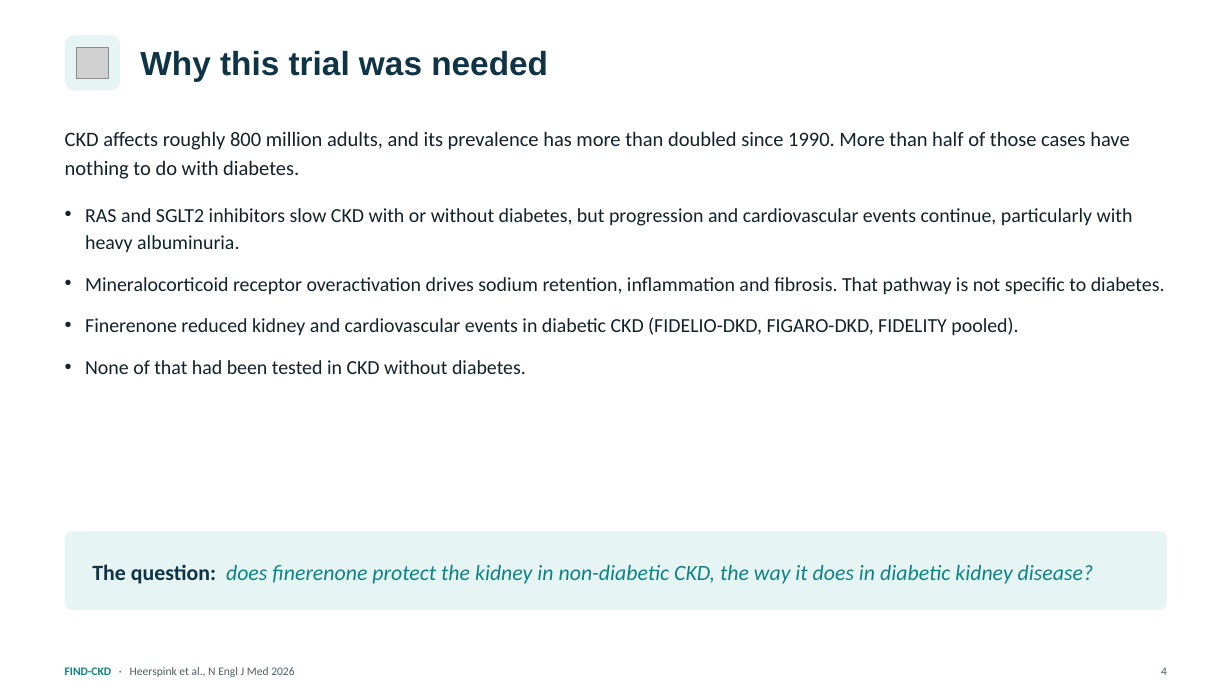
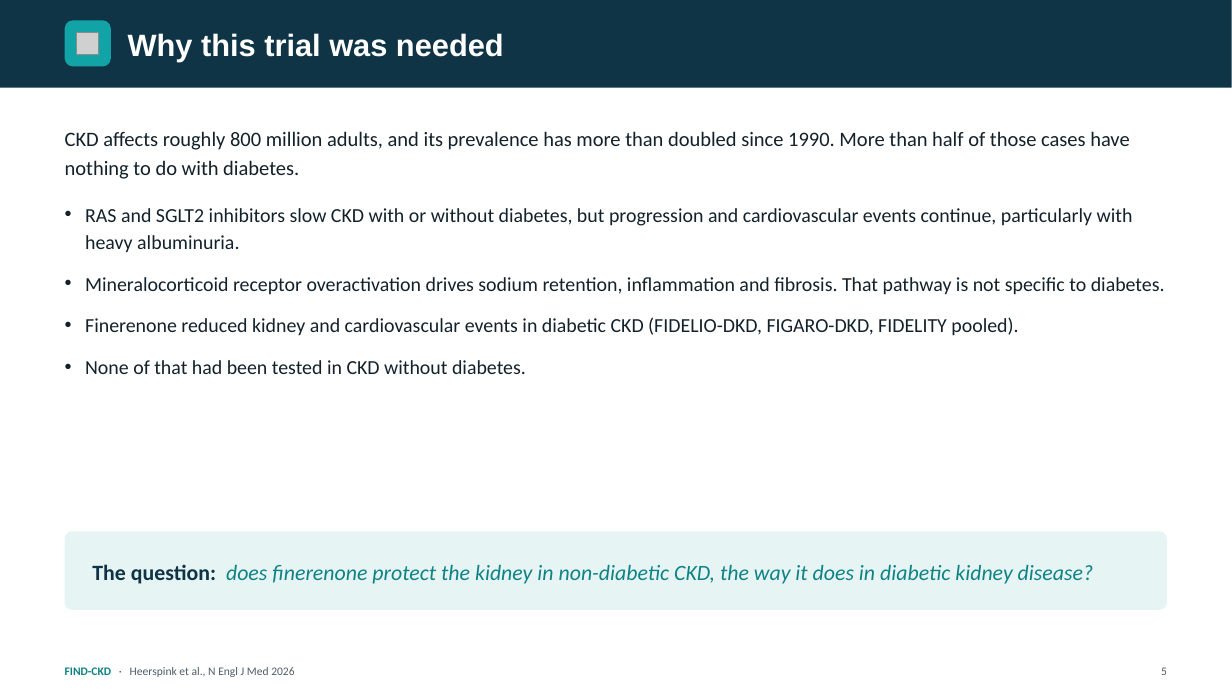
Before and after one commit to azbargarawan-sudo/clickwriting-landing, a slide deck: slide 5 of FIND-CKD.pptx (slide 4 before the commit). Drawn at 1232x693 pixels with LibreOffice and Linux fonts; fonts in the diff are those of the drawing; grey boxes stand for pictures. Boxes give left, top, right and bottom in pixels: in the first picture for what was removed or moved away, otherwise in the second. Text is boxed around its words. In the diff, an @@ line names an element or a change of style, - is before the commit and + after.

```diff
--- a/FIND-CKD.pptx
+++ b/FIND-CKD.pptx
@@ rectangle added at [0,0,1232,88], fill #0F3446 @@
@@ rounded rectangle: place and size @@
-rounded rectangle at [65,35,120,91]
+rounded rectangle at [65,20,111,67]
@@ rounded rectangle at [65,20,111,67]: fill #E7F4F4 to #12A3A6; proportions changed @@
@@ text "Why this trial was needed": place and size @@
-text "Why this trial was needed" at [140,50,548,81]
+text "Why this trial was needed" at [128,33,504,61]
@@ text "Why this trial was needed" at [128,33,504,61]: size 26 to 24 pt, text colour #0F3446 to #FFFFFF @@
@@ picture removed at [77,47,108,79] @@
@@ picture added at [77,32,99,55] @@
@@ text at [1161,667,1167,675]: text changed @@
-4
+5
```
Also in this commit, not shown: 26 other slides changed, 1 slide added.
